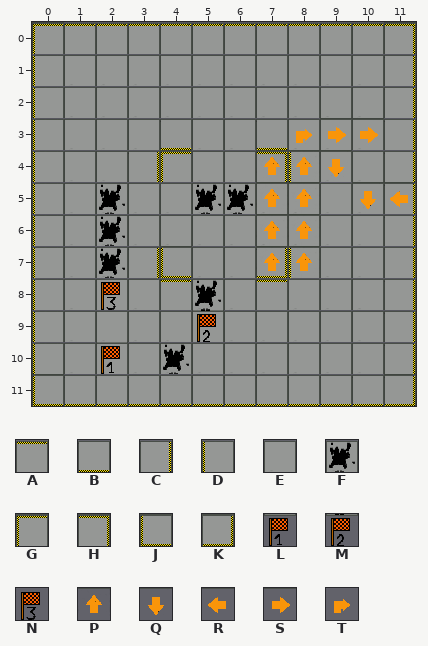
Tiled map, stored at assets/map3.tmx. The picture above is the old version.
Cells are 32x32 px. Shown: x 0..11, y 0..11.
Key: from "testTileset": A 0, B 1, C 2, D 3, E 4, F 5, G 10, H 11, J 12, K 13, L 14, M 15, N 16, P 20, Q 21, R 22, S 23, T 24.
_ is an empty cell.
Layers that did not change in this view are not listed.
Layer "wallAndGround" before, first column x 0:
 0 GAAAAAAAAAAH
 1 DEEEEEEEEEEC
 2 DEEEEEEEEEEC
 3 DEEEBEEBEEEC
 4 DEECGEEHDEEC
 5 DEEEEEFEEEEC
 6 DEEEEEEEEEEC
 7 DEECJEEKDEEC
 8 DEEEAEEAEEEC
 9 DEEEEEEEEEEC
10 DEEEEEEEEEEC
11 JBBBBBBBBBBK
Layer "special" before, first column x 0:
 0 ____________
 1 ____________
 2 ____________
 3 ________TSS_
 4 _______PPQ__
 5 _______PP_QR
 6 _______PP___
 7 _______PP___
 8 ____________
 9 ____________
10 ____________
11 ____________
Layer "holeLayer" before, first column x 0:
 0 ____________
 1 ____________
 2 ____________
 3 ____________
 4 ____________
 5 __F__F______
 6 __F_________
 7 __F_________
 8 _____F______
 9 ____________
10 ____F_______
11 ____________
The same view after the edit:
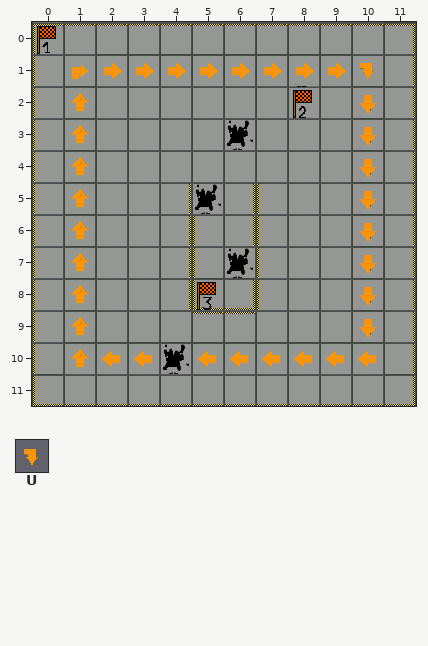
Further tiles: from "testTileset": U 27.
The exact change:
Layer "wallAndGround":
The author changed tile E to tile A in row 9 at x 5 to 6.
The author changed tile A to tile C in row 8 at x 4.
The author changed tile E to tile C in row 5 at x 4; in row 6 at x 4 and 6; in row 7 at x 6.
The author changed tile F to tile C in row 5 at x 6.
The author changed tile J to tile C in row 7 at x 4.
The author changed tile A to tile D in row 8 at x 7.
The author changed tile E to tile D in row 5 at x 7; in row 6 at x 5 and 7; in row 7 at x 5.
The author changed tile K to tile D in row 7 at x 7.
The author changed tile B to tile E in row 3 at x 4 and 7.
The author changed tile C to tile E in row 4 at x 3; in row 7 at x 3.
The author changed tile D to tile E in row 4 at x 8; in row 7 at x 8.
The author changed tile G to tile E in row 4 at x 4.
The author changed tile H to tile E in row 4 at x 7.
The author changed tile E to tile J in row 8 at x 5.
The author changed tile E to tile K in row 8 at x 6.
Layer "special":
Tile P now appears in rows 2 to 10 at x 1.
The author changed tile S to tile Q in row 3 at x 10.
Tile Q now appears in row 2 at x 10; in row 4 at x 10; in rows 6 to 9 at x 10.
Tile R now appears in row 10 at x 2 to 10.
Tile S now appears in row 1 at x 2 to 9.
Tile T now appears in row 1 at x 1.
Tile U now appears in row 1 at x 10.
The edit erases tile P in rows 4 to 7 at x 7 to 8.
The edit erases tile Q in row 4 at x 9.
The edit erases tile R in row 5 at x 11.
The edit erases tile S in row 3 at x 9.
The edit erases tile T in row 3 at x 8.
Layer "flagLayer":
Tile L now appears in row 0 at x 0.
Tile M now appears in row 2 at x 8.
Tile N now appears in row 8 at x 5.
The edit erases tile L in row 10 at x 2.
The edit erases tile M in row 9 at x 5.
The edit erases tile N in row 8 at x 2.
Layer "holeLayer":
Tile F now appears in row 3 at x 6; in row 7 at x 6.
The edit erases tile F in rows 5 to 7 at x 2; in row 8 at x 5.
Pixel boxes of the changes (left, top, right, bottom) in both pictures:
changed: (33, 22, 416, 374)
